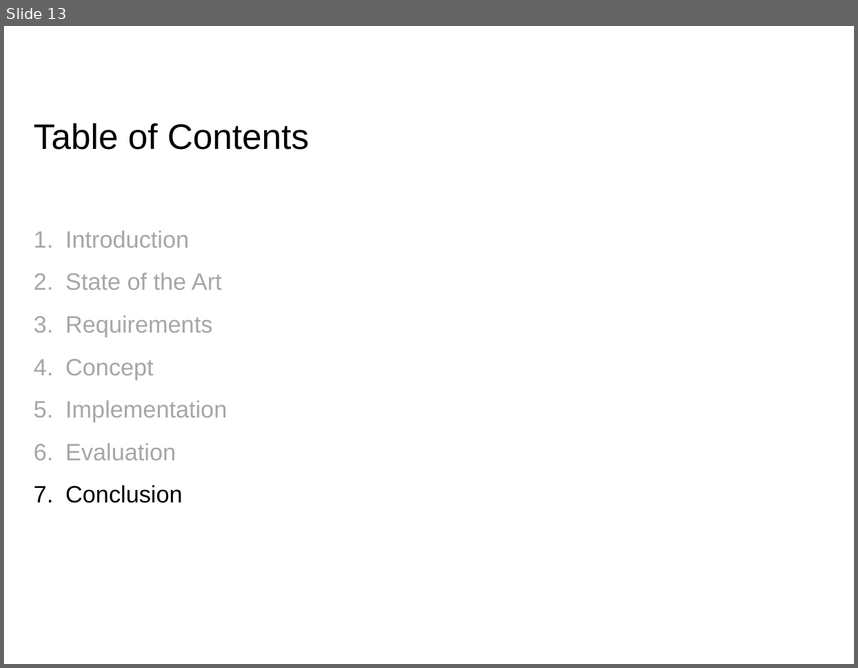
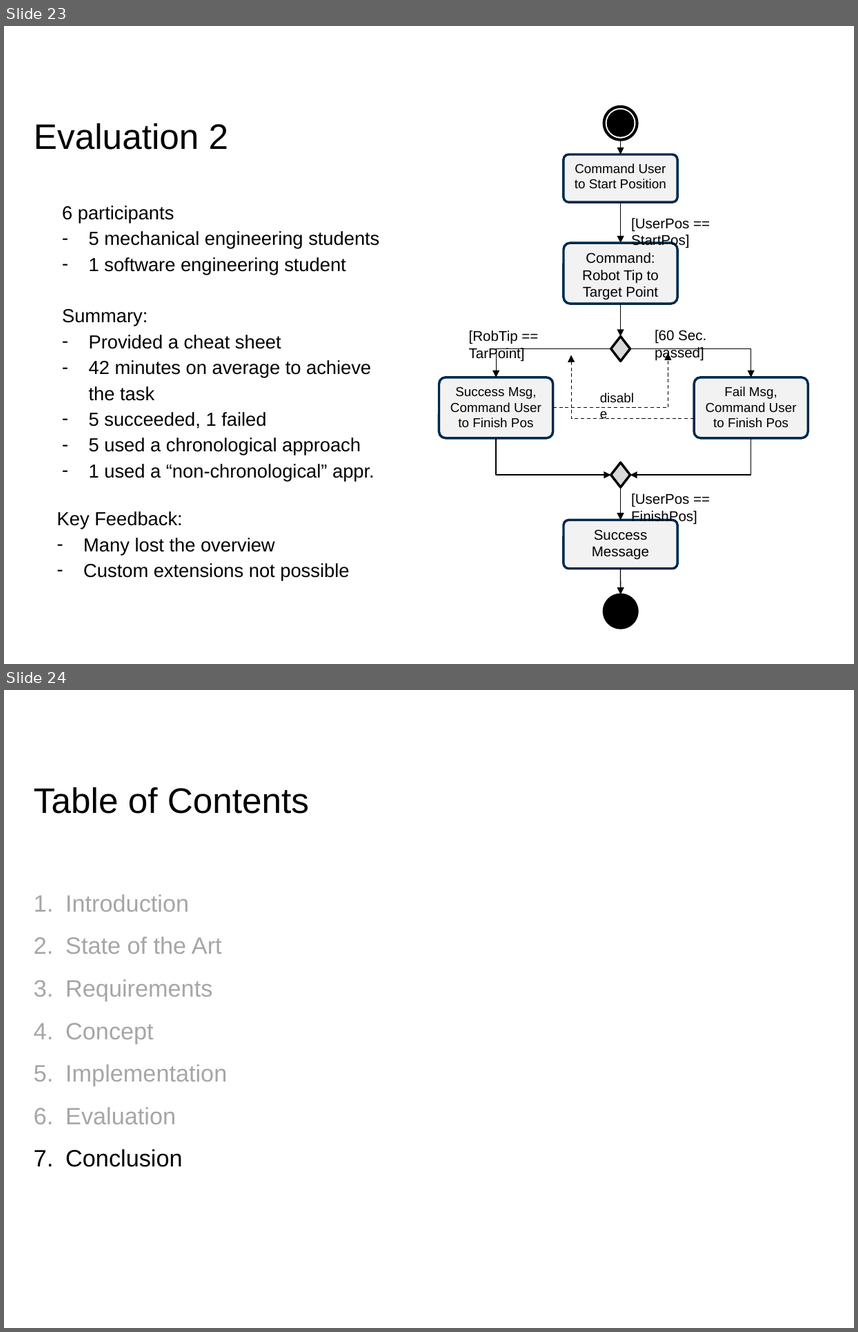
Before and after one commit to EricVoll/PARRHI, a slide deck: 05_Presentation/PARRHIPresentationv2.pptx. Shown one above the other, each under a label of ours: slide 13 before the commit, slides 23 and 24 after it. The pictures are 858x668 and 858x1332 pixels, drawn with LibreOffice and Linux fonts; fonts in the diff are those of the drawing; background and template pictures are left out. Boxes give left, top, right and bottom in pixels: in the first picture for what was removed or moved away, otherwise in the second. Text is boxed around its words. In the diff, an @@ line names an element or a change of style, - is before the commit and + after.

```diff
--- a/05_Presentation/PARRHIPresentationv2.pptx
+++ b/05_Presentation/PARRHIPresentationv2.pptx
@@ slide 23 added at [4,26,854,664], background #FFFFFF @@
@@ donut added at [604,107,637,140], fill #000000, outline #000000 2 pt @@
@@ title added at [34,123,229,150], 30 pt, text #000000 @@
+Evaluation 2
@@ ellipse added at [608,111,634,136], fill #000000, outline #000000 2 pt @@
@@ arrow added from (620, 140) to (620, 154), #000000 0.75 pt @@
@@ rounded rectangle added at [564,154,677,202], fill #F2F2F2, outline #00294A 2 pt, 11 pt, text #000000 @@
+Command User to Start Position
@@ text added at [62,205,379,481], 16 pt, text #000000 @@
+6 participants
+– 5 mechanical engineering students
+– 1 software engineering student
+Summary:
+– Provided a cheat sheet
+– 42 minutes on average to achieve the task
+– 5 succeeded, 1 failed
+– 5 used a chronological approach
+– 1 used a “non-chronological” appr.
@@ arrow added from (620, 202) to (620, 243), #000000 0.75 pt @@
@@ text added at [631,218,689,248], 12 pt, text #000000 @@
+[UserPos == StartPos]
@@ rounded rectangle added at [564,243,677,303], fill #F2F2F2, outline #00294A 2 pt, 12 pt, text #000000 @@
+Command: Robot Tip to Target Point
@@ arrow added from (620, 303) to (620, 336), #000000 0.75 pt @@
@@ text added at [469,330,525,361], 12 pt, text #000000 @@
+[RobTip == TarPoint]
@@ text added at [655,330,706,361], 12 pt, text #000000 @@
+[60 Sec. passed]
@@ elbow arrow added from (611, 348) to (496, 377), #000000 0.75 pt @@
@@ elbow arrow added from (553, 408) to (668, 353), #000000 0.75 pt dashed @@
@@ elbow arrow added from (694, 419) to (571, 355), #000000 0.75 pt dashed @@
@@ diamond added at [611,336,631,361], fill #D9D9D9, outline #000000 2 pt @@
@@ elbow arrow added from (631, 348) to (751, 377), #000000 0.75 pt @@
@@ rounded rectangle added at [439,377,553,437], fill #F2F2F2, outline #00294A 2 pt, 11 pt, text #000000 @@
+Success Msg, Command User to Finish Pos
@@ rounded rectangle added at [694,377,808,437], fill #F2F2F2, outline #00294A 2 pt, 11 pt, text #000000 @@
+Fail Msg, Command User to Finish Pos
@@ text added at [591,385,646,410], 11 pt, text #000000 @@
+disable
@@ elbow arrow added from (496, 437) to (611, 474), #000000 0.75 pt @@
@@ elbow arrow added from (751, 437) to (631, 474), #000000 0.75 pt @@
@@ diamond added at [611,462,631,487], fill #D9D9D9, outline #000000 2 pt @@
@@ arrow added from (620, 487) to (620, 520), #000000 0.75 pt @@
@@ text added at [631,493,697,524], 12 pt, text #000000 @@
+[UserPos == FinishPos]
@@ text added at [57,511,349,581], 16 pt, text #000000 @@
+Key Feedback:
+– Many lost the overview
+– Custom extensions not possible
@@ rounded rectangle added at [564,520,677,568], fill #F2F2F2, outline #00294A 2 pt, 12 pt, text #000000 @@
+Success Message
@@ arrow added from (620, 568) to (620, 594), #000000 0.75 pt @@
@@ ellipse added at [604,594,637,627], fill #000000, outline #000000 2 pt @@
@@ what was slide 13 is now slide 24 @@
```
Also in this commit, not shown: 4 slides changed, 11 other slides added, 1 slide removed, 11 other files.
